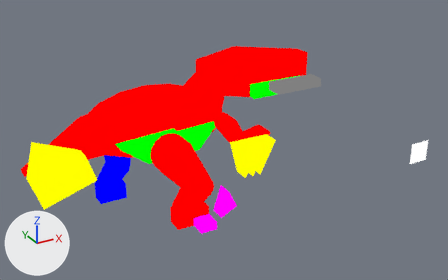
What one commit did to the Blender file assets-source/blender/motion/velociraptor-eat.blend.
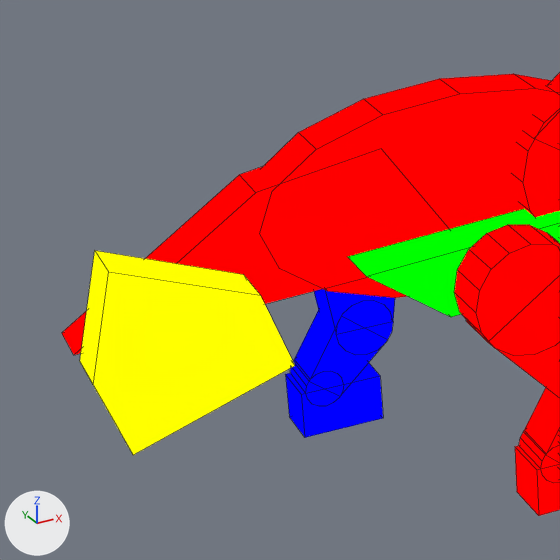
Old and new are each drawn whole from a 50 mm camera at (-0.9, -62.9, 37.9) aimed at (27.3, -11.8, 12.3) and again close up on the part from 0% to 41% of the width and 21% to 87% of the height. Arrows for +X, +Y and +Z are at lower left; the lights stay in place. The first two pictures are the older version. The close-ups show mesh edges as thin lines.

Script lines for the objects in view, before the commit:
```python
ob_dinotycoon_motion_velociraptor_eat_far_1 = bpy.data.objects.new('DinoTycoon_Motion_velociraptor_eat_far_1', me_dinotycoon_motion_velociraptor_eat_sample_far_1)
ob_dinotycoon_motion_velociraptor_eat_far_1.location = (0.0, 0.0, 0.0)
ob_dinotycoon_motion_velociraptor_eat_far_foot = bpy.data.objects.new('DinoTycoon_Motion_velociraptor_eat_far_foot', me_dinotycoon_motion_velociraptor_eat_sample_far_foot)
ob_dinotycoon_motion_velociraptor_eat_far_foot.location = (0.0, 0.0, 0.0)
ob_dinotycoon_motion_velociraptor_eat_tail_fan = bpy.data.objects.new('DinoTycoon_Motion_velociraptor_eat_tail_fan', me_dinotycoon_motion_velociraptor_eat_sample_tail_fan)
ob_dinotycoon_motion_velociraptor_eat_tail_fan.location = (0.0, 0.0, 0.0)
# also in view: 'DinoTycoon_Motion_velociraptor_eat_far_joint_1' at (21.0, 4.0, 4.3); 'DinoTycoon_Motion_velociraptor_eat_belly' at (25.2, -2.0, 8.6); 'DinoTycoon_Motion_velociraptor_eat_tail' at (16.5, 0.0, 10.6); 'DinoTycoon_Motion_velociraptor_eat_far_tip' at (19.1, 4.0, 2.0); 'DinoTycoon_Motion_velociraptor_eat_trunk' at (24.0, 0.0, 11.0)
```
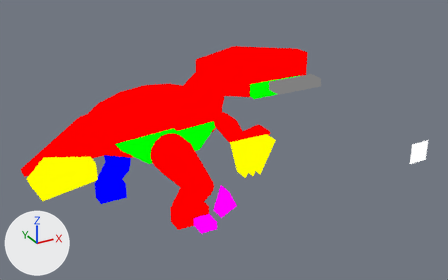
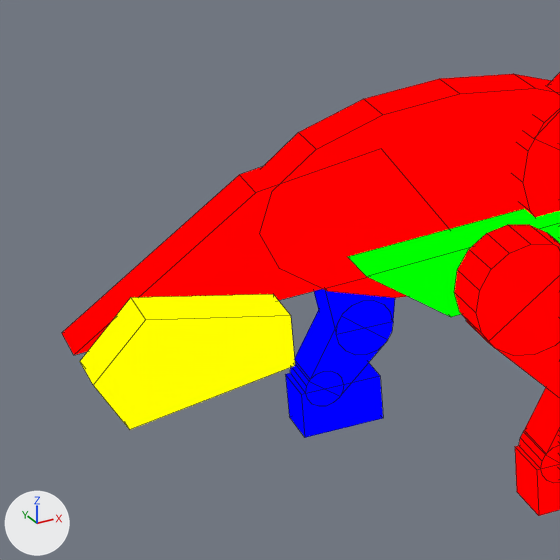
What differs and where, as boxes [x1, y1, x2, y2] in the close-ups (560 x 560 px):
'DinoTycoon_Motion_velociraptor_eat_tail_fan', reshaped (33% shorter): before [80, 251, 295, 455]; after [80, 294, 295, 430]

The change in detail:
me_dinotycoon_motion_velociraptor_eat_sample_tail_fan is used by ob_dinotycoon_motion_velociraptor_eat_tail_fan; location (0.0, 0.0, 0.0).
me_dinotycoon_motion_velociraptor_eat_sample_tail_fan had 10 vertices, 7 faces and spanned x 9.0..16.0, y -4.0..-2.0, z 5.0..12.0.
me_dinotycoon_motion_velociraptor_eat_sample_tail_fan now has 10 vertices, 7 faces and spans x 9.0..16.0, y -4.0..-2.0, z 6.0..10.0.
Part 1, on me_dinotycoon_motion_velociraptor_eat_sample_tail_fan:
Vertex 1 of me_dinotycoon_motion_velociraptor_eat_sample_tail_fan moves from (10.0, -4.0, 12.0) at pixel (108, 271) to (11.0, -4.0, 10.0) at pixel (145, 319).
Vertex 2 of me_dinotycoon_motion_velociraptor_eat_sample_tail_fan moves from (15.0, -4.0, 10.0) at pixel (260, 295) to (16.0, -4.0, 9.0) at pixel (290, 315).
Vertex 4 of me_dinotycoon_motion_velociraptor_eat_sample_tail_fan moves from (10.0, -4.0, 5.0) at pixel (133, 455) to (10.0, -4.0, 6.0) at pixel (129, 429).
Vertex 6 of me_dinotycoon_motion_velociraptor_eat_sample_tail_fan moves from (10.0, -2.0, 12.0) at pixel (94, 250) to (11.0, -2.0, 10.0) at pixel (130, 297).
Vertex 7 of me_dinotycoon_motion_velociraptor_eat_sample_tail_fan moves from (15.0, -2.0, 10.0) at pixel (243, 274) to (16.0, -2.0, 9.0) at pixel (273, 293).
Vertex 9 of me_dinotycoon_motion_velociraptor_eat_sample_tail_fan moves from (10.0, -2.0, 5.0) at pixel (119, 430) to (10.0, -2.0, 6.0).
